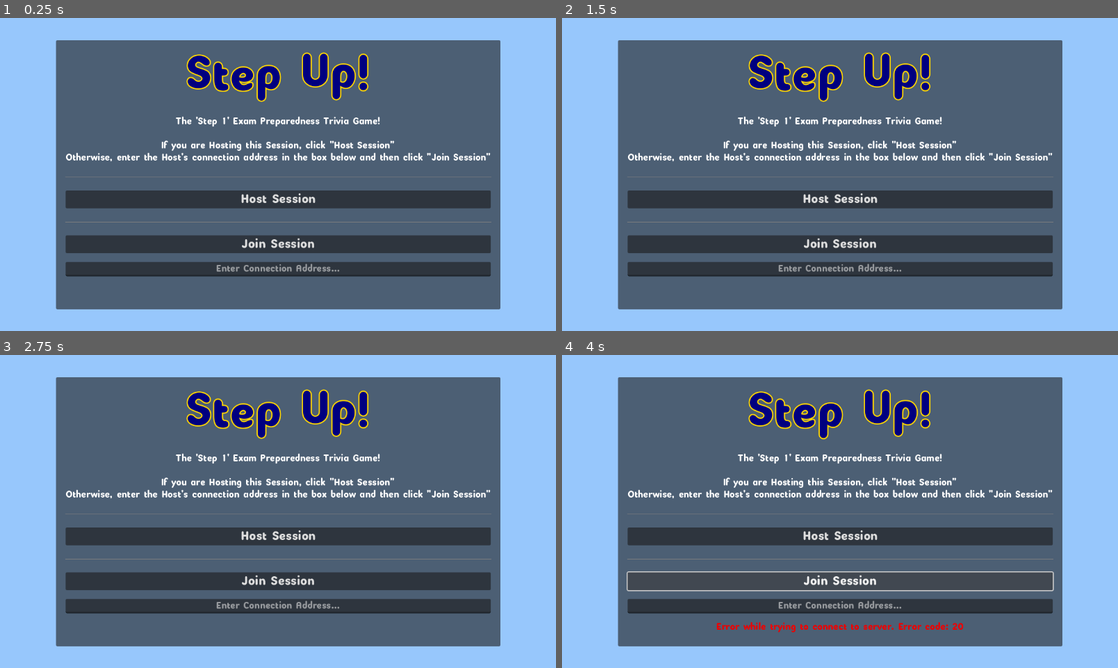
Above: before the commit, frames 1-4 (two rows, left to right).
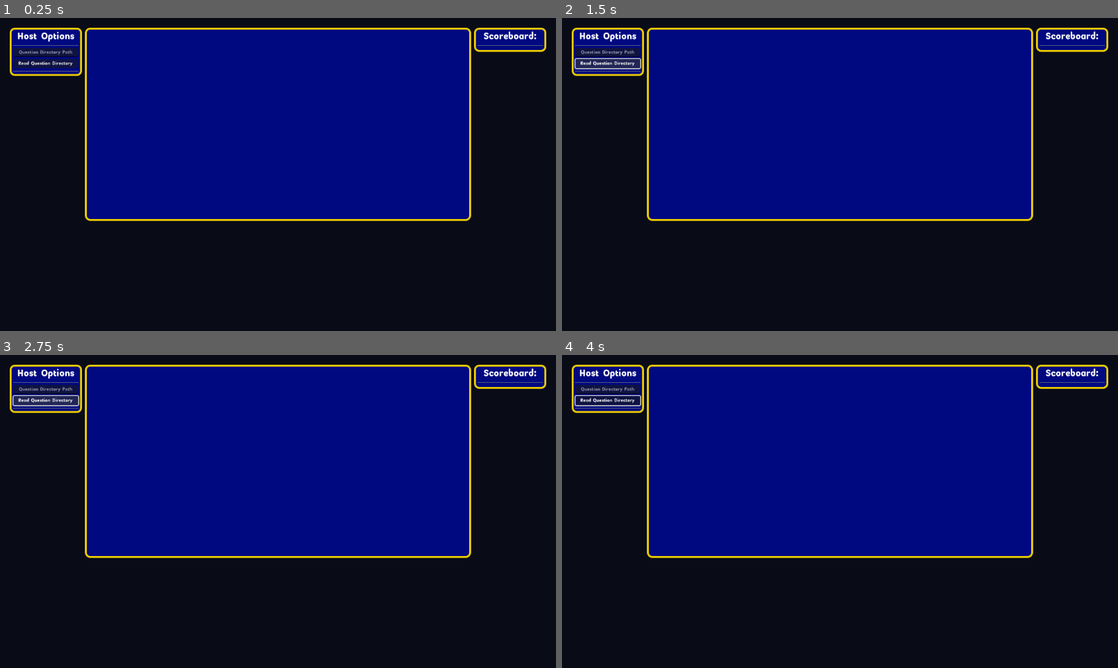
Above: after the commit, the same moments.

Repository: EmptyForge/StepUp
Game: Godot game, scene res://StepUp.tscn
The game is run twice, just before and just after one commit, with the same random seed, the same clock (stepped at 60 frames per second) and the same inputs. The engine's default icon, where the game draws it, is replaced by a stand-in: a white triangle on a blue panel in a dark square.
Inputs (mouse positions are in pixels of both pictures, inside the frame that each line leads up to):
- Up to frame 1 (0.25 s): no input
- Up to frame 2 (1.5 s): click (606, 64) at 0.5 s, where only the run after the commit has a clickable "Read Question Directory"; click (606, 64) at 1.25 s, where only the run after the commit has a clickable "Read Question Directory"
- Up to frame 3 (2.75 s): click (44, 401) at 2 s, where only the run after the commit has a clickable "Read Question Directory"
- Up to frame 4 (4 s): click (840, 536) at 2.75 s, where only the run before the commit has a clickable "Host Session"; click (840, 580) at 3.5 s, where only the run before the commit has a clickable "Join Session"

The runs differ from the first frame. In frame 1, 99% of the frame differs, in the area x 0-100%, y 0-100%; in frame 2, 99%; in frame 3, 99%; in frame 4, 99%.

Commit message:
Started on Host Options and loading questions from JSON file
Questions need to have:
- Category
- Prompt
- Answer
- Success Rate
(Success Rate will be updated after moving to the next question, and is used to make sure that the harder questions are seen more often)

Diff:
--- a/StepUp.tscn
+++ b/StepUp.tscn
@@ -1,9 +1,10 @@
-[gd_scene load_steps=7 format=3 uid="uid://bxwsxgk1s77v4"]
+[gd_scene load_steps=9 format=3 uid="uid://bxwsxgk1s77v4"]
 
 [ext_resource type="Script" path="res://scripts/StepUp.gd" id="1_uxu6d"]
 [ext_resource type="Theme" uid="uid://khx2k8bemdah" path="res://assets/theme/step_up_theme.tres" id="2_d83uf"]
 [ext_resource type="Script" path="res://scripts/GameClient.gd" id="3_oqcmw"]
 [ext_resource type="PackedScene" uid="uid://c1n7dki6gmqpb" path="res://scenes/Scoreboard.tscn" id="4_nlko2"]
+[ext_resource type="Script" path="res://scripts/HostOptions.gd" id="5_qii6y"]
 
 [sub_resource type="StyleBoxFlat" id="StyleBoxFlat_x2na2"]
 bg_color = Color(0.00784314, 0.00784314, 0.0470588, 0.952941)
@@ -20,6 +21,18 @@
 corner_radius_bottom_right = 10
 corner_radius_bottom_left = 10
 
+[sub_resource type="StyleBoxFlat" id="StyleBoxFlat_mvi2e"]
+bg_color = Color(0, 0.0352941, 0.501961, 1)
+border_width_left = 4
+border_width_top = 4
+border_width_right = 4
+border_width_bottom = 4
+border_color = Color(0.921569, 0.8, 0, 1)
+corner_radius_top_left = 10
+corner_radius_top_right = 10
+corner_radius_bottom_right = 10
+corner_radius_bottom_left = 10
+
 [node name="StepUp" type="Control"]
 layout_mode = 3
 anchors_preset = 15
@@ -45,6 +58,7 @@
 [node name="CanvasLayer" type="CanvasLayer" parent="."]
 
 [node name="MainMenu" type="PanelContainer" parent="CanvasLayer"]
+visible = false
 anchors_preset = 15
 anchor_right = 1.0
 anchor_bottom = 1.0
@@ -112,7 +126,6 @@
 [node name="MultiplayerSpawnRoot" type="Node" parent="CanvasLayer"]
 
 [node name="GameClient" type="PanelContainer" parent="CanvasLayer/MultiplayerSpawnRoot"]
-visible = false
 texture_filter = 2
 anchors_preset = 15
 anchor_right = 1.0
@@ -155,5 +168,51 @@
 [node name="Scoreboard" parent="CanvasLayer/MultiplayerSpawnRoot/GameClient/MarginContainer" instance=ExtResource("4_nlko2")]
 layout_mode = 2
 
+[node name="HostOptions" type="PanelContainer" parent="CanvasLayer/MultiplayerSpawnRoot/GameClient/MarginContainer"]
+custom_minimum_size = Vector2(150, 0)
+layout_mode = 2
+size_flags_horizontal = 0
+size_flags_vertical = 0
+theme = ExtResource("2_d83uf")
+theme_override_styles/panel = SubResource("StyleBoxFlat_mvi2e")
+script = ExtResource("5_qii6y")
+
+[node name="MarginContainer" type="MarginContainer" parent="CanvasLayer/MultiplayerSpawnRoot/GameClient/MarginContainer/HostOptions"]
+layout_mode = 2
+theme_override_constants/margin_left = 4
+theme_override_constants/margin_top = 4
+theme_override_constants/margin_right = 4
+theme_override_constants/margin_bottom = 4
+
+[node name="VBoxContainer" type="VBoxContainer" parent="CanvasLayer/MultiplayerSpawnRoot/GameClient/MarginContainer/HostOptions/MarginContainer"]
+layout_mode = 2
+
+[node name="Label" type="Label" parent="CanvasLayer/MultiplayerSpawnRoot/GameClient/MarginContainer/HostOptions/MarginContainer/VBoxContainer"]
+layout_mode = 2
+theme = ExtResource("2_d83uf")
+text = "Host Options"
+horizontal_alignment = 1
+vertical_alignment = 2
+
+[node name="HSeparator" type="HSeparator" parent="CanvasLayer/MultiplayerSpawnRoot/GameClient/MarginContainer/HostOptions/MarginContainer/VBoxContainer"]
+layout_mode = 2
+
+[node name="Options" type="VBoxContainer" parent="CanvasLayer/MultiplayerSpawnRoot/GameClient/MarginContainer/HostOptions/MarginContainer/VBoxContainer"]
+layout_mode = 2
+
+[node name="QuestionDirPathLineEdit" type="LineEdit" parent="CanvasLayer/MultiplayerSpawnRoot/GameClient/MarginContainer/HostOptions/MarginContainer/VBoxContainer/Options"]
+layout_mode = 2
+theme_override_font_sizes/font_size = 12
+placeholder_text = "Question Directory Path"
+alignment = 1
+
+[node name="ReadQuestionDirButton" type="Button" parent="CanvasLayer/MultiplayerSpawnRoot/GameClient/MarginContainer/HostOptions/MarginContainer/VBoxContainer/Options"]
+layout_mode = 2
+theme_override_font_sizes/font_size = 12
+text = "Read Question Directory"
+
+[node name="HSeparator" type="HSeparator" parent="CanvasLayer/MultiplayerSpawnRoot/GameClient/MarginContainer/HostOptions/MarginContainer/VBoxContainer/Options"]
+layout_mode = 2
+
 [connection signal="pressed" from="CanvasLayer/MainMenu/MarginContainer/VBoxContainer/HostButton" to="." method="_on_host_button_pressed"]
 [connection signal="pressed" from="CanvasLayer/MainMenu/MarginContainer/VBoxContainer/JoinButton" to="." method="_on_join_button_pressed"]
--- a/scripts/GameClient.gd
+++ b/scripts/GameClient.gd
@@ -1,11 +1,13 @@
 extends PanelContainer
+class_name GameClient
 
+@onready var content_container = $MarginContainer/VBoxContainer/ContentPanel/MarginContainer
 
-# Called when the node enters the scene tree for the first time.
-func _ready():
-	pass # Replace with function body.
+var TextQuestion = preload("res://scenes/TextQuestion.tscn")
+var ImageQuestion = preload("res://scenes/ImageQuestion.tscn")
 
+@export var question_dir : String
 
-# Called every frame. 'delta' is the elapsed time since the previous frame.
-func _process(delta):
+@rpc("any_peer")
+func load_question():
 	pass
--- /dev/null
+++ b/scripts/HostOptions.gd
@@ -0,0 +1,11 @@
+extends PanelContainer
+class_name HostOptions
+
+# Called when the node enters the scene tree for the first time.
+func _ready():
+	pass # Replace with function body.
+
+
+# Called every frame. 'delta' is the elapsed time since the previous frame.
+func _process(delta):
+	pass
--- a/scripts/StepUp.gd
+++ b/scripts/StepUp.gd
@@ -12,6 +12,7 @@
 @onready var scoreboard = $CanvasLayer/MultiplayerSpawnRoot/GameClient/MarginContainer/Scoreboard
 
 var PlayerPanel = preload("res://scenes/PlayerPanel.tscn")
+
 var enet_peer = ENetMultiplayerPeer.new()
 
 func _ready():
